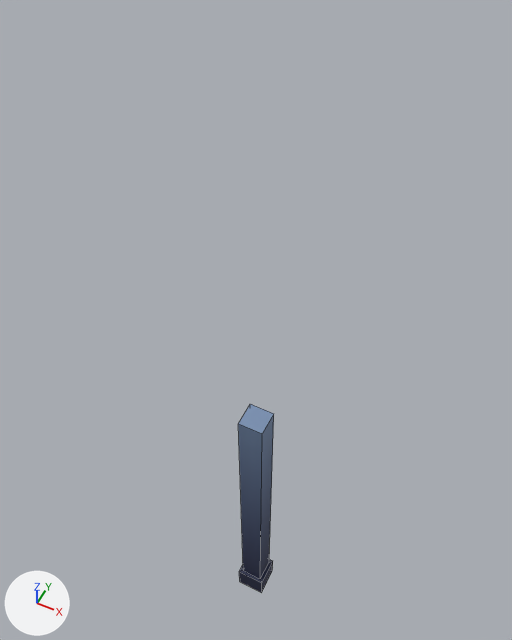
One commit to the FBX model Assets/_Project/Environments/Props/Models/Sanctuary/BigCollum_Sanctuary.fbx: the scene before it, then after it.
One viewpoint serves both versions: a camera (50 mm lens) standing at (51.0, -103.0, 280.0) and looking at (-10.0, 20.0, 127.0). The axes (+X, +Y, +Z) are drawn at lower left. The lights are the same throughout. Mesh edges are drawn as thin lines. Where no turn or scale is listed for an object, it has been applied to the vertices.

The first picture shows 'BigColumn'.
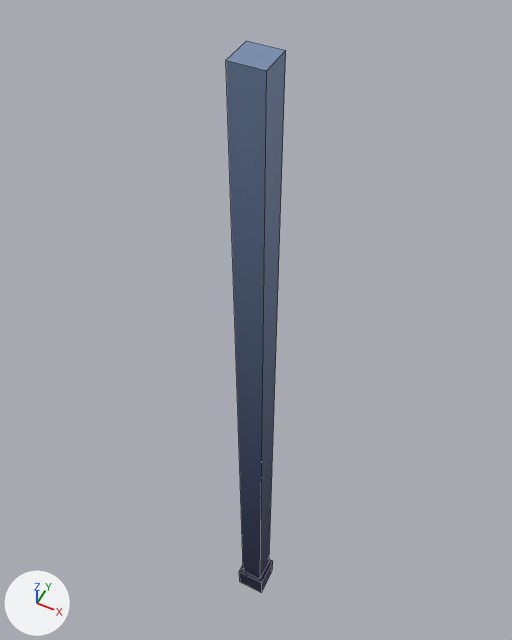
The newer file is also turned or shifted as a whole; pictures and numbers use the older file's frame.

Patch to the scene script:
```diff
--- a/Assets/_Project/Environments/Props/Models/Sanctuary/BigCollum_Sanctuary.fbx.py
+++ b/Assets/_Project/Environments/Props/Models/Sanctuary/BigCollum_Sanctuary.fbx.py
@@ me_cube_036 @@
 me_cube_036.from_pydata(...)  # 16 vertices, 14 faces; spans x -5.0..5.0, y -5.0..5.0, z -5.0..108.8
 # used by ob_bigcolumn; location = (0.0, 0.0, 0.0)
 # before: 12 (-3.8, -3.8, 108.8) at pixel (238, 423), 13 (-3.8, 3.8, 108.8) at pixel (250, 403), 14 (3.8, 3.8, 108.8) at pixel (273, 413), 15 (3.8, -3.8, 108.8) at pixel (262, 433)
+# me_cube_036 part 1
+for i in [*range(12, 16)]: me_cube_036.vertices[i].co += Vector((0.0, 0.0, 110.6))
 me_cube_036.materials.append(mat_material_002)
```

Where the change shows, as pixel boxes [x1, y1, x2, y2] in the pictures (512 x 640 px; the box of a moved part takes in the faces that stretch with it):
'BigColumn', reshaped (65% wider, 191% taller): before [238, 404, 274, 593]; after [226, 41, 286, 593]
part 1 of me_cube_036, moved or reshaped: before [238, 404, 274, 539]; after [226, 41, 286, 539]
